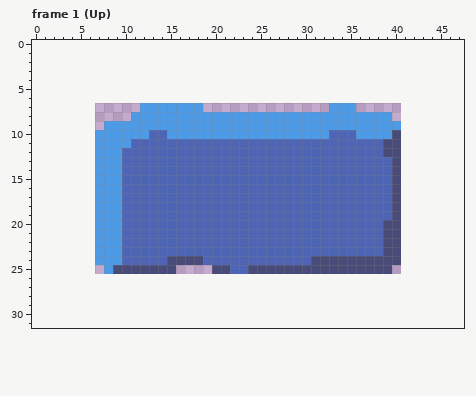
A pixel-art file gets an edit: art/Battle/UI/chain_button.aseprite. The picture above was drawn from the file before the commit.
34x19 pixels, 2 frames. Shown: frame 1 (Up). The old version is drawn lined up with the new one, on the new canvas. The commit also changed other frames, which this record leaves out.
Once edited:
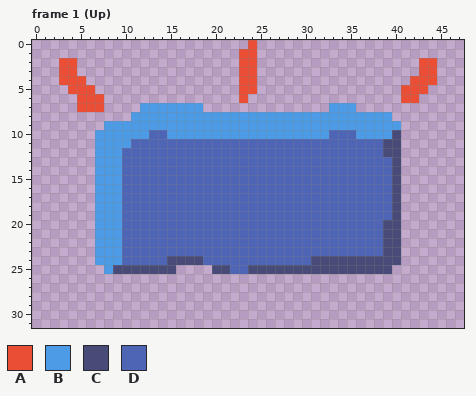
Palette (. is transparent): A #ea4f36  B #4d9be6  C #484a77  D #4d65b4
Change:
canvas 34x19 -> 48x32, the old top-left corner now at 7,7
--- frame 1 (Up)
@@ x 0..47 @@
- 0 ................................................
- 1 ................................................
- 2 ................................................
- 3 ................................................
- 4 ................................................
- 5 ................................................
- 6 ................................................
- 7 ............BBBBBBB..............BBB............
+ 0 ........................A.......................
+ 1 .......................AA.......................
+ 2 ...AA..................AA..................AA...
+ 3 ...AA..................AA..................AA...
+ 4 ...AAA.................AA.................AAA...
+ 5 ....AAA................AA................AAA....
+ 6 .....AAA...............A.................AA.....
+ 7 .....AAA....BBBBBBB..............BBB............
  8 ...........BBBBBBBBBBBBBBBBBBBBBBBBBBBBB........
Changed places in both pictures, as pixel boxes (x1, y1, x2, y2):
added: (239, 40, 257, 103)
added: (59, 58, 104, 112)
added: (401, 58, 437, 103)
